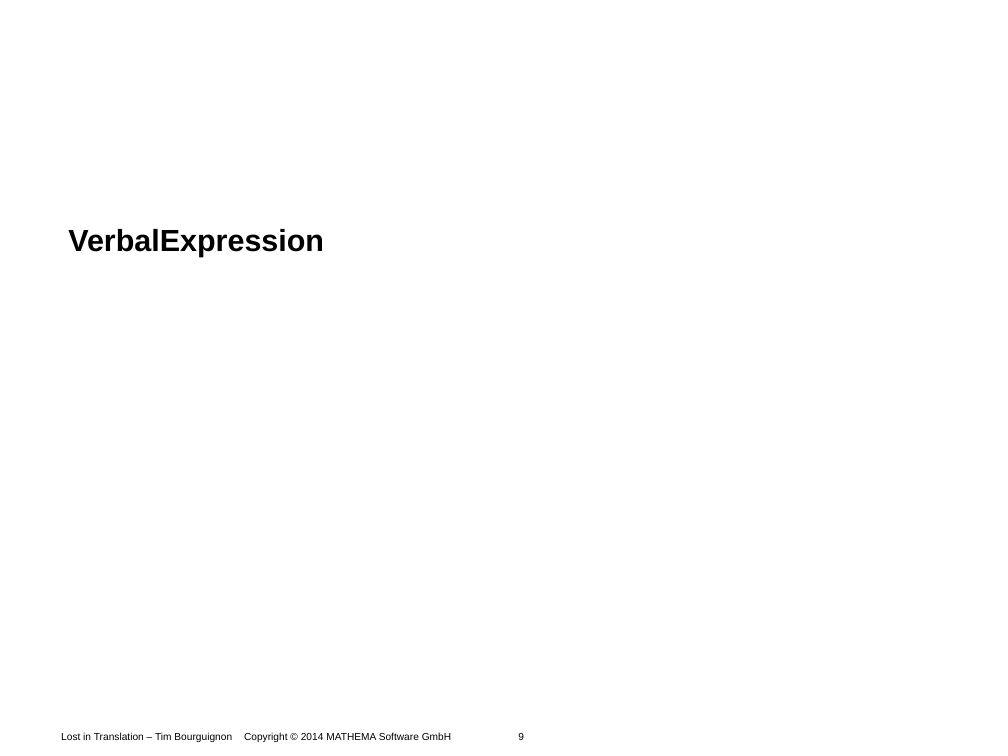
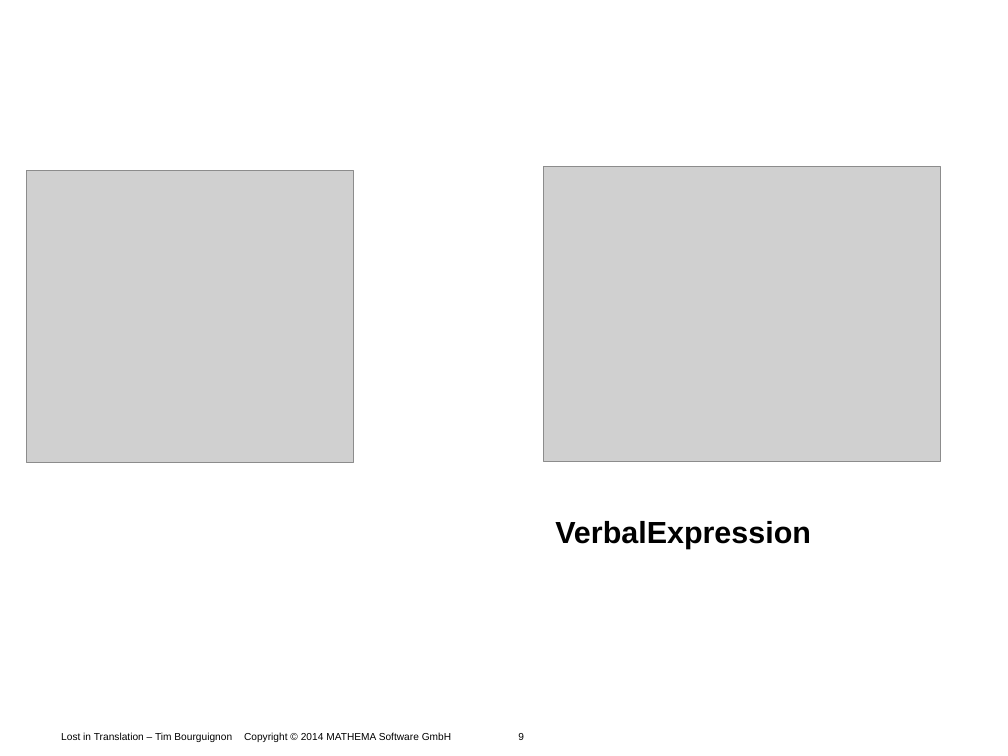
Before and after one commit to Timothep/Talk.LostInTranslation, a slide deck: slide 9 of LostInTranslation.odp. Drawn at 1008x756 pixels with LibreOffice and Linux fonts; fonts in the diff are those of the drawing; grey boxes stand for pictures; background and template pictures are left out. Boxes give left, top, right and bottom in pixels: in the first picture for what was removed or moved away, otherwise in the second. Text is boxed around its words. In the diff, an @@ line names an element or a change of style, - is before the commit and + after.

```diff
--- a/LostInTranslation.odp
+++ b/LostInTranslation.odp
@@ picture added at (27,170,353,463) @@
@@ picture added at (543,167,940,462) @@
@@ subtitle "VerbalExpression" at (555,521,811,549): alignment left to centre @@
```
Also in this commit, not shown: 25 other slides changed, 5 slides added, 4 slides removed.
